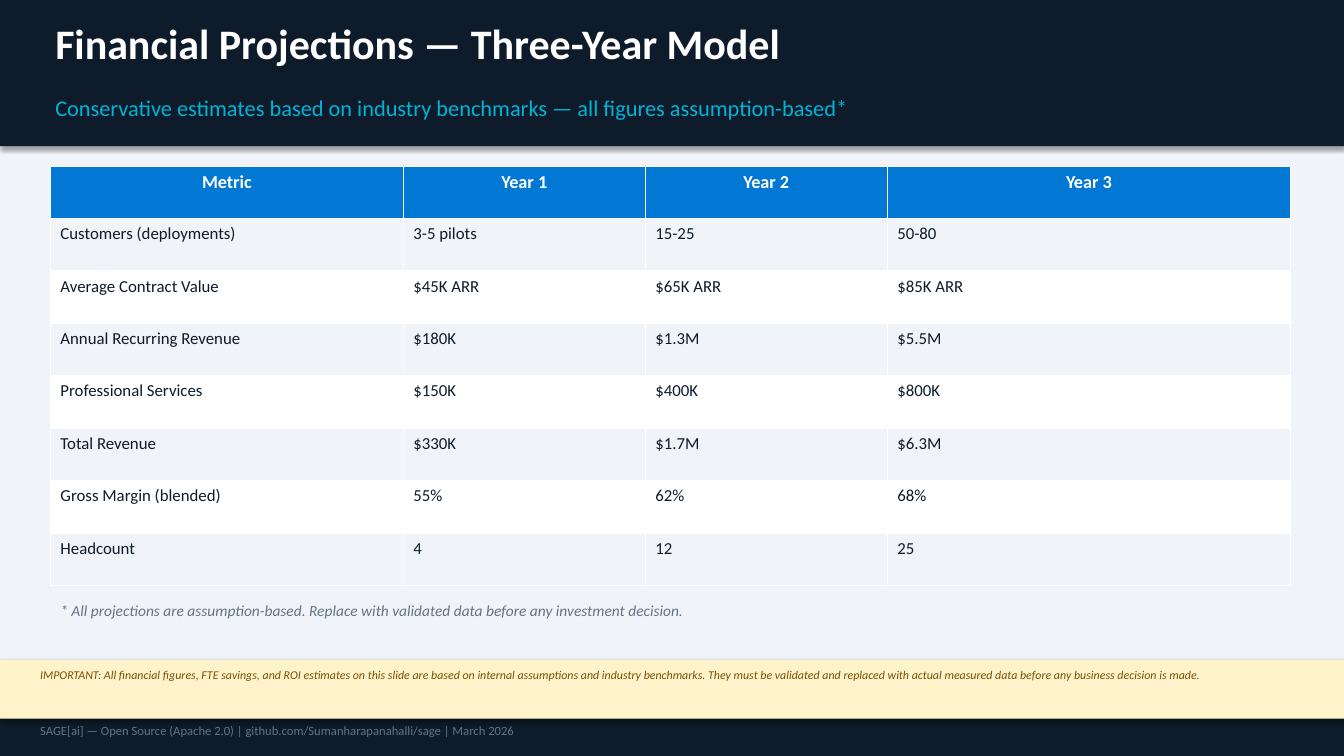
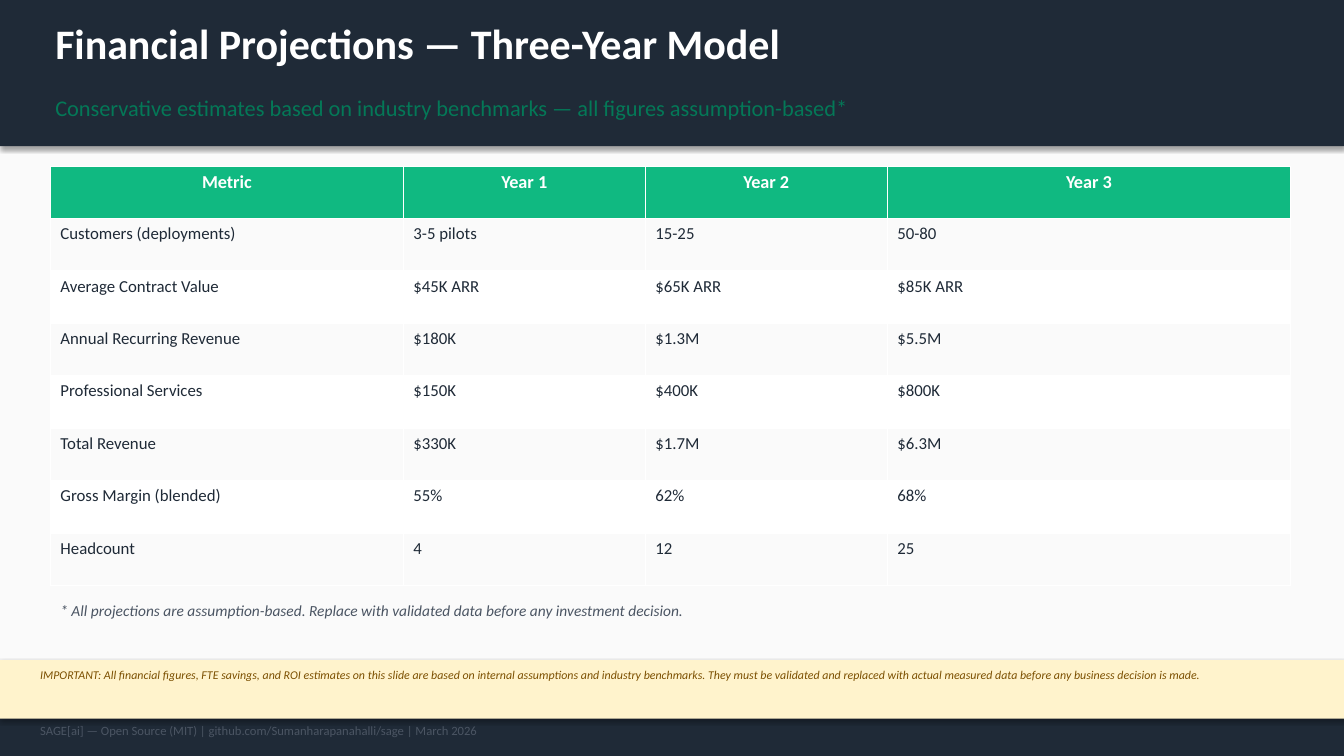
Before and after one commit to Sumanharapanahalli/SAGE, a slide deck: slide 12 of docs/SageAI_Investor_Pitch.pptx. Drawn at 1344x756 pixels with LibreOffice and Linux fonts; fonts in the diff are those of the drawing. Boxes give left, top, right and bottom in pixels: in the first picture for what was removed or moved away, otherwise in the second. Text is boxed around its words. In the diff, an @@ line names an element or a change of style, - is before the commit and + after.

```diff
--- a/docs/SageAI_Investor_Pitch.pptx
+++ b/docs/SageAI_Investor_Pitch.pptx
@@ background #F0F4F8 to #FAFAFA @@
@@ rectangle at <box>0,0,1344,146</box>: fill #0D1B2A to #1F2A37 @@
@@ text "Conservative estimates based on industry ..." at <box>55,100,847,120</box>: text colour #00B4D8 to #047857 @@
@@ table at <box>50,166,1291,586</box> @@
@@ fill #0078D4 to #10B981 in row 1 @@
@@ fill #F0F4F8 to #FAFAFA in 16 cells @@
@@ text colour #0D1B2A to #1F2A37 @@
@@ text "* All projections are assumption-based. ..." at <box>71,605,682,619</box>: text colour #647487 to #4B5563 @@
@@ rectangle at <box>0,716,1344,756</box>: fill #0D1B2A to #1F2A37 @@
@@ text at <box>40,726,477,735</box>: text changed; text colour #647487 to #4B5563 @@
-SAGE[ai] — Open Source (Apache 2.0) | github.com/Sumanharapanahalli/sage | March 2026
+SAGE[ai] — Open Source (MIT) | github.com/Sumanharapanahalli/sage | March 2026
```
Also in this commit, not shown: 13 other slides changed, 1 slide removed, 8 other files.
